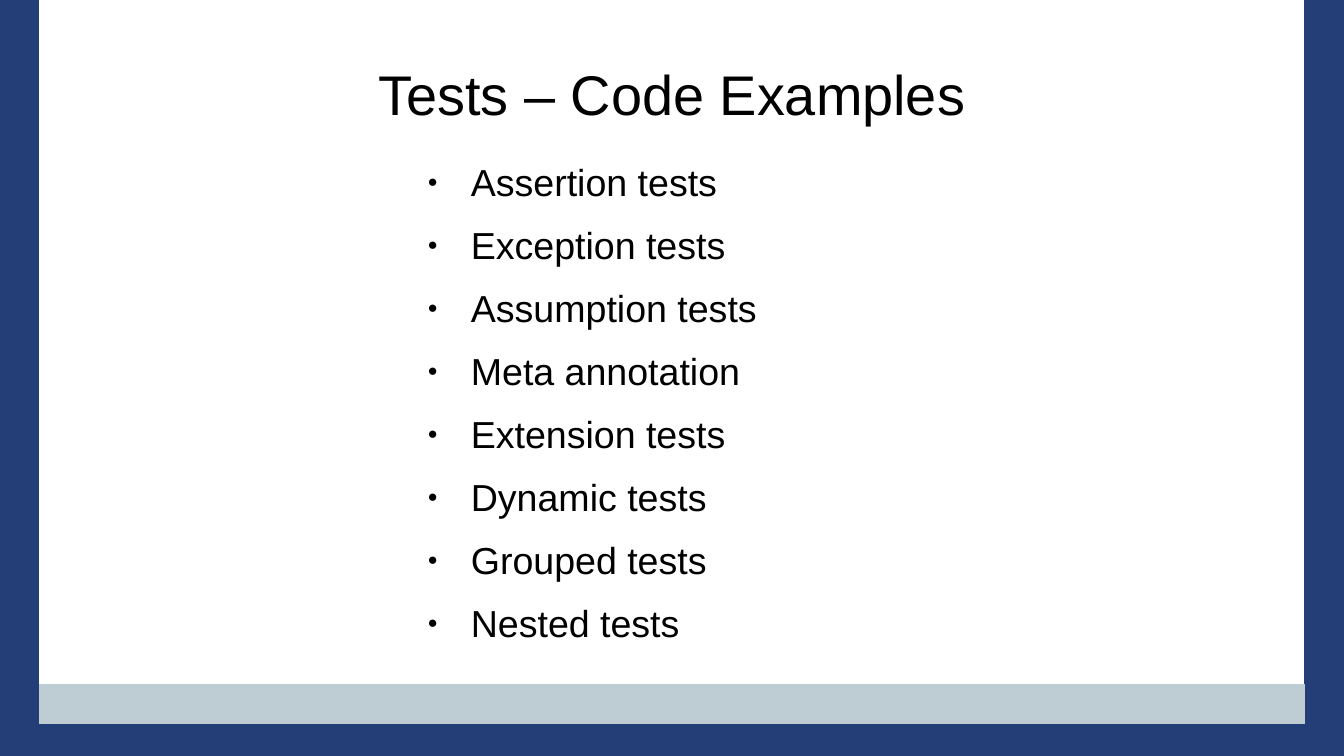
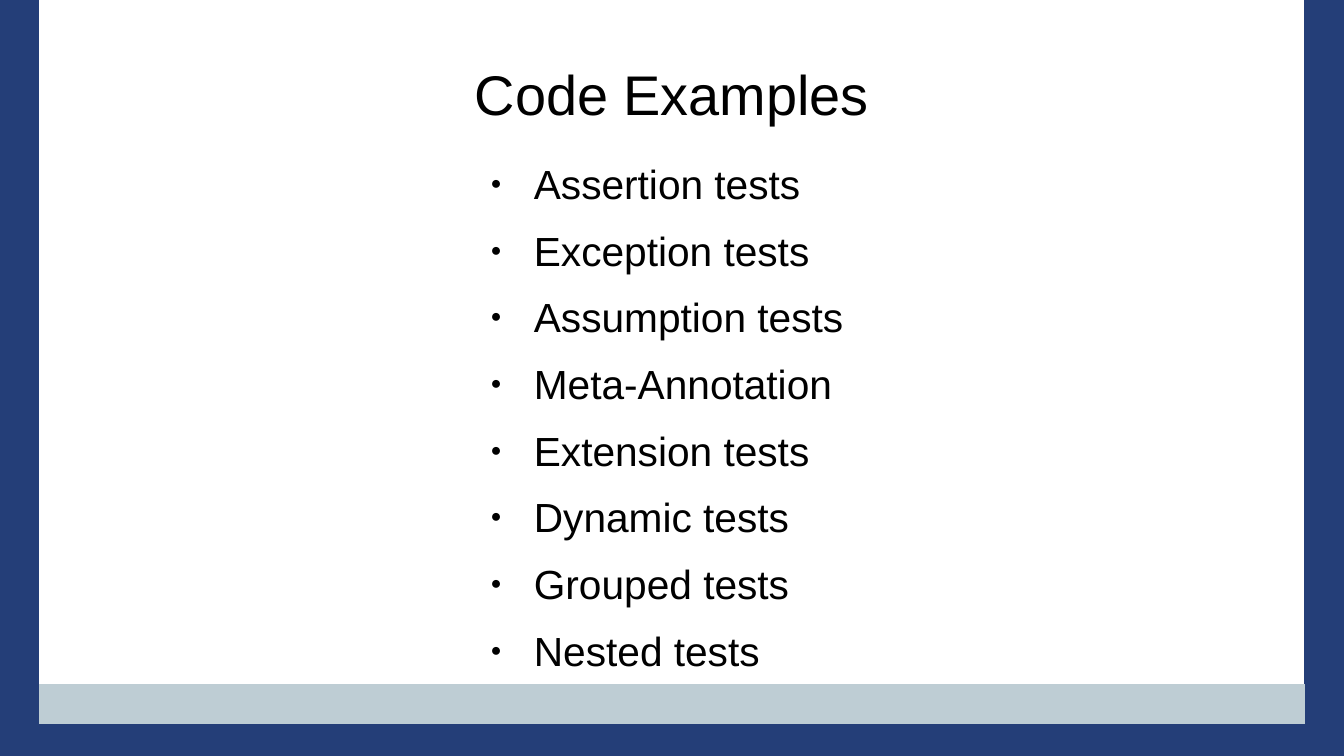
Before and after one commit to PennState/junit5-presentation, a slide deck: slide 19 of src/site/presentation/Junit5_Presentation_JavaOne_2016.odp (slide 17 before the commit). Drawn at 1344x756 pixels with LibreOffice and Linux fonts; fonts in the diff are those of the drawing; background and template pictures are left out. Boxes give left, top, right and bottom in pixels: in the first picture for what was removed or moved away, otherwise in the second. Text is boxed around its words. In the diff, an @@ line names an element or a change of style, - is before the commit and + after.

```diff
--- a/src/site/presentation/Junit5_Presentation_JavaOne_2016.odp
+++ b/src/site/presentation/Junit5_Presentation_JavaOne_2016.odp
@@ title at (475,74,869,125): text changed @@
-Tests – Code Examples
+Code Examples
@@ text "Assertion tests": place and size @@
-text "Assertion tests" at (471,168,756,638)
+text "Assertion tests" at (534,169,843,667)
@@ text at (534,169,843,667): size 22.2 to 24 pt in "Assertion tests", "Exception tests", "Assumption tests", "Extension tests" and 3 more places @@
@@ text at (534,369,832,400): text changed; size 22.2 to 24 pt @@
-● Meta annotation
+● Meta-Annotation
```
Also in this commit, not shown: 46 other slides changed, 18 slides added, 8 slides removed.
